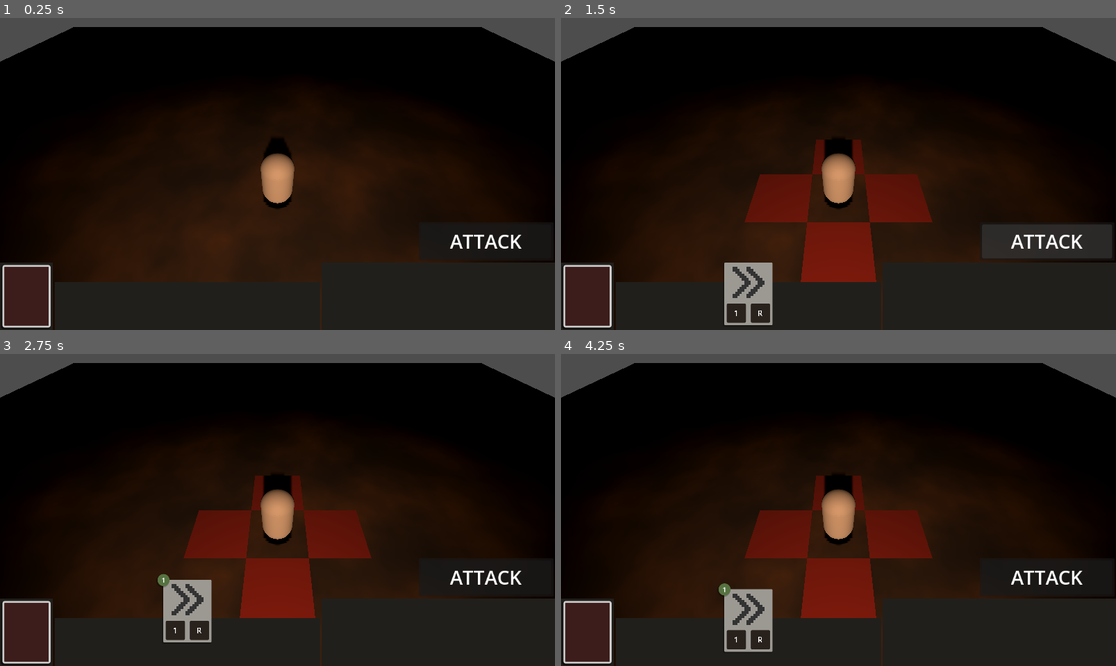
Above: before the commit, frames 1-4 (two rows, left to right).
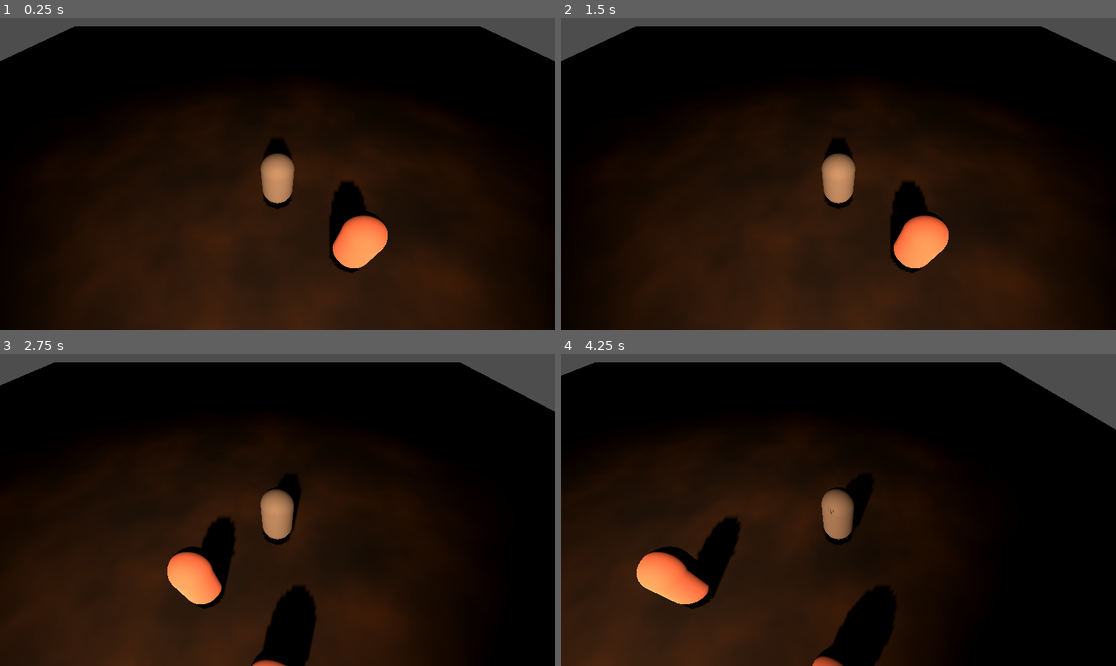
Above: after the commit, the same moments.

Repository: horsewaffle/game-off-2026
Game: Godot game, scene res://scenes/game_space.tscn
The game is run twice, just before and just after one commit, with the same random seed, the same clock (stepped at 60 frames per second) and the same inputs.
Inputs (mouse positions are in pixels of both pictures, inside the frame that each line leads up to):
- Up to frame 1 (0.25 s): no input
- Up to frame 2 (1.5 s): click (588, 295) at 0.52 s; click (1049, 242) at 1.25 s, where only the run before the commit has a clickable "ATTACK"
- Up to frame 3 (2.75 s): tap Enter at 2 s; move the mouse to (188, 628) at 2.02 s; hold D (MOVE_RIGHT) from 2.03 s (still down); click (188, 628) at 2.17 s
- Up to frame 4 (4.25 s): move the mouse to (727, 525) at 2.77 s; release D (MOVE_RIGHT) at 2.78 s; hold S (MOVE_DOWN) 2.78-3.53 s; tap Space at 3.5 s; move the mouse to (894, 441) at 3.52 s; hold D (MOVE_RIGHT) from 3.53 s (still down)

The runs differ from the first frame. In frame 1, 8.8% of the frame differs, in the area x 0-100%, y 2-100%; in frame 2, 17%; in frame 3, 21%; in frame 4, 34%.
Error before the commit: Invalid access to property or key 'player_turn_readied' on a base object of type 'Node3D'. (res://scripts/player/player_controller.gd:21)

Commit message:
Change Entity/Enemy/Player to use Orchestrator

Diff:
--- a/scenes/entities/enemy.tscn
+++ b/scenes/entities/enemy.tscn
@@ -5,7 +5,11 @@
 
 [sub_resource type="CapsuleShape3D" id="CapsuleShape3D_md0e3"]
 
+[sub_resource type="StandardMaterial3D" id="StandardMaterial3D_10dcs"]
+albedo_color = Color(0.98914176, 0.5792684, 0.48325753, 1)
+
 [sub_resource type="CapsuleMesh" id="CapsuleMesh_4ra3w"]
+material = SubResource("StandardMaterial3D_10dcs")
 
 [node name="Enemy" type="Node3D" unique_id=773698424 groups=["turn_listener"]]
 script = ExtResource("1_7p1mj")
@@ -25,6 +29,3 @@
 
 [node name="MeshInstance3D" type="MeshInstance3D" parent="Enemy/CollisionShape3D" unique_id=326111098]
 mesh = SubResource("CapsuleMesh_4ra3w")
-
-[node name="Camera3D" type="Camera3D" parent="." unique_id=1666385156]
-transform = Transform3D(1, 0, 0, 0, 1, 0, 0, 0, 1, 0, 0.5958173, 7.059069)
--- /dev/null
+++ b/scenes/entities/player_character.tscn
@@ -0,0 +1,17 @@
+[gd_scene format=3 uid="uid://sfqupeecu2gv"]
+
+[ext_resource type="Script" uid="uid://cbmes3pgcbs1c" path="res://scripts/player/player_controller.gd" id="1_bhjyr"]
+
+[sub_resource type="CapsuleMesh" id="CapsuleMesh_hrkyq"]
+
+[node name="PlayerCharacter" type="Node3D" unique_id=609583536]
+script = ExtResource("1_bhjyr")
+
+[node name="MeshInstance3D" type="MeshInstance3D" parent="." unique_id=166177047]
+transform = Transform3D(0.5, 0, 0, 0, 0.5, 0, 0, 0, 0.5, 0, 0.5, 0)
+mesh = SubResource("CapsuleMesh_hrkyq")
+skeleton = NodePath("")
+
+[node name="MainCamera" type="Camera3D" parent="." unique_id=419267902]
+transform = Transform3D(1, 0, 0, 0, 0.64278764, 0.76604444, 0, -0.76604444, 0.64278764, 0, 3, 2)
+current = true
--- a/scenes/game_space.gd
+++ b/scenes/game_space.gd
@@ -1,18 +1,5 @@
 extends Node3D
-
-@onready var board = $Board
-@onready var player = $PlayerCharacter
-@onready var enemy = $Enemy
 
 # Called when the node enters the scene tree for the first time.
 func _ready() -> void:
-
-	var player_registered: bool = board.register_entity(player)
-
-	if not player_registered:
-		push_error("Failed to register PlayerCharacter with Board")
-
-	var enemy_registered: bool = board.register_entity(enemy)
-
-	if not enemy_registered:
-		push_error("Failed to register Enemy with Board")
+	pass
--- a/scenes/game_space.tscn
+++ b/scenes/game_space.tscn
@@ -1,42 +1,18 @@
 [gd_scene format=3 uid="uid://dnwiely4vbrei"]
 
-[ext_resource type="Script" uid="uid://bbtr0lmw8glpr" path="res://scenes/game_space.gd" id="1_7fcka"]
+[ext_resource type="Script" uid="uid://cyeqtp1hohnvn" path="res://scripts/orchestrator.gd" id="1_10dcs"]
 [ext_resource type="Material" uid="uid://bqo82xrcija68" path="res://assets/test_tex.tres" id="2_rcshh"]
-[ext_resource type="PackedScene" uid="uid://cqq23kba0bdcu" path="res://scenes/ui/world_ui.tscn" id="2_t0a4j"]
-[ext_resource type="Script" uid="uid://cbmes3pgcbs1c" path="res://scripts/player/player_controller.gd" id="3_7fcka"]
-[ext_resource type="Script" uid="uid://drixa8fwn4rp3" path="res://scenes/board.gd" id="3_rcshh"]
-[ext_resource type="PackedScene" uid="uid://ddmjca6gc1ubb" path="res://scenes/entities/enemy.tscn" id="6_t0a4j"]
 
 [sub_resource type="PlaneMesh" id="PlaneMesh_hrkyq"]
 
-[sub_resource type="CapsuleShape3D" id="CapsuleShape3D_hrkyq"]
-
-[sub_resource type="CapsuleMesh" id="CapsuleMesh_hrkyq"]
-
-[node name="GameSpace" type="Node3D" unique_id=1892350279 groups=["turn_listener"]]
-script = ExtResource("1_7fcka")
-
-[node name="WorldUi" parent="." unique_id=232719834 instance=ExtResource("2_t0a4j")]
+[node name="GameSpace" type="Node3D" unique_id=1892350279]
+script = ExtResource("1_10dcs")
 
 [node name="Floor" type="MeshInstance3D" parent="." unique_id=489857694]
-transform = Transform3D(10, 0, 0, 0, 10, 0, 0, 0, 10, 0, -0.01, 0)
+transform = Transform3D(10, 0, 0, 0, 10, 0, 0, 0, 10, 0, 0, 0)
 material_override = ExtResource("2_rcshh")
 mesh = SubResource("PlaneMesh_hrkyq")
 surface_material_override/0 = ExtResource("2_rcshh")
-
-[node name="PlayerCharacter" type="CharacterBody3D" parent="." unique_id=498286153]
-transform = Transform3D(1, 0, 0, 0, 1, 0, 0, 0, 1, 0, 1, 0)
-script = ExtResource("3_7fcka")
-
-[node name="CollisionShape3D" type="CollisionShape3D" parent="PlayerCharacter" unique_id=1796015526]
-transform = Transform3D(0.5, 0, 0, 0, 0.5, 0, 0, 0, 0.5, 0, -0.5, 0)
-shape = SubResource("CapsuleShape3D_hrkyq")
-
-[node name="MeshInstance3D" type="MeshInstance3D" parent="PlayerCharacter/CollisionShape3D" unique_id=498528696]
-mesh = SubResource("CapsuleMesh_hrkyq")
-
-[node name="MainCamera" type="Camera3D" parent="PlayerCharacter" unique_id=300597284]
-transform = Transform3D(1, 0, 0, 0, 0.64278764, 0.76604444, 0, -0.76604444, 0.64278764, 0, 2, 2)
 
 [node name="SpotLight3D" type="SpotLight3D" parent="." unique_id=821788413]
 transform = Transform3D(1, 0, 0, 0, 0.9018956, 0.4319542, 0, -0.4319542, 0.9018956, 0, 2.5431838, 4.861645)
@@ -44,9 +20,3 @@
 light_energy = 11.729
 shadow_enabled = true
 spot_range = 10.801
-
-[node name="Board" type="Node3D" parent="." unique_id=1067589739]
-script = ExtResource("3_rcshh")
-
-[node name="Enemy" parent="." unique_id=773698424 instance=ExtResource("6_t0a4j")]
-transform = Transform3D(1, 0, 0, 0, 1, 0, 0, 0, 1, 0, 0, 3)
--- a/scripts/enemies/enemy.gd
+++ b/scripts/enemies/enemy.gd
@@ -1,7 +1,5 @@
 class_name Enemy
 extends Entity
-
-@onready var board = $"../Board"
 
 func _ready() -> void:
 	fightable = Fightable.new(20, 20, 5, 1)
@@ -22,15 +20,6 @@
 	var offset = [Vector2i(1,0), Vector2i(0,1), Vector2i(-1,0), Vector2i(0,-1)].pick_random()
 	# the below is stationary mode. uncomment the below and comment the above if you want to disable enemy movement
 	#var offset = [Vector2i(0,0), Vector2i(0,0), Vector2i(0,0), Vector2i(0,0)].pick_random()
-
-	var board_response = board.process_move(self, offset)
-
-	if board_response.result == MoveResult.MoveEnum.SUCCESS:
-
-			var target_position: Vector2i = board_response.pos
-
-			position = Vector3(
-				target_position.x * board.cell_size,
-				position.y,
-				target_position.y * board.cell_size
-			)
+	@warning_ignore("narrowing_conversion")
+	var target_pos = Vector2i(position.x, position.z) + offset
+	turn_requested.emit(self, target_pos, "move")
--- a/scripts/entities/entity.gd
+++ b/scripts/entities/entity.gd
@@ -1,5 +1,17 @@
 class_name Entity
 extends Node3D
+
+# Make a request to perform a turn-consuming action to the Orchestrator.
+@warning_ignore("unused_signal")
+signal turn_requested(origin: Node3D, pos: Vector2i, default_action: String)
+
+# Request information from the orchestrator.
+@warning_ignore("unused_signal")
+signal request_information(origin: Node3D, packet: Dictionary)
+
+# Disables input from this Entity when it's not their turn.
+# Only really useful for the player, but...
+var can_take_action = false
 
 var on_interact: Callable = Callable()
 var fightable: Fightable = null
@@ -19,3 +31,28 @@
 
 func take_turn():
 	pass
+
+func end_turn():
+	pass
+
+# When an entity tries to perform an action, but the Orchestrator does not
+# allow it, handle the alternative action.
+# e.g. request a move to a tile where an Entity already is => attack instead
+# A lot of these are barebones as most Entities can't interact like the player can.
+func handle_turn_response(result, pos, pos_entity: Entity = null):
+	match(result):
+		MoveResult.MoveEnum.INTERACT_AND_MOVE:
+			move(pos)
+		MoveResult.MoveEnum.INTERACT:
+			pass
+		MoveResult.MoveEnum.FAIL:
+			pass
+
+func move(target_pos: Vector2i):
+	self.position = Vector3(target_pos.x, 0, target_pos.y)
+
+func interact(_pos: Vector2i, _pos_entity: Entity = null):
+	pass
+
+func attack(_entity: Entity):
+	pass
--- a/scripts/player/player_controller.gd
+++ b/scripts/player/player_controller.gd
@@ -1,31 +1,19 @@
 class_name PlayerController
 extends Entity
 
-@onready var board = $"../Board"
+signal enemy_turn_triggered
 
-# Signal for notifying the Board that the player has taken their turn
-signal player_turn_taken
+# Reference back to the Orchestrator for receiving signals
+var orchestrator: Orchestrator
 
-# Can the player provide blocking input?
-var can_take_action = false
+# Called by Orchestrator after instantiation, initialises player stats
+# and passes reference to Orchestrator
+func init_stats():
+	# (max health, attack, defence, mult)
+	fightable = Fightable.new(200, 5, 10, 2.0)
 
-# List of prepped cards, in order
-var staged_cards: Array[Card]
-
-# Called when the node enters the scene tree for the first time.
-func _ready() -> void:
-	fightable = Fightable.new(200, 5, 10, 2.0)
-	# (health, attack, defence, mult)
-
-	if (board != null):
-		board.player_turn_readied.connect(_on_player_turn_readied)
-
-# Called every frame. 'delta' is the elapsed time since the previous frame.
-func _process(_delta: float) -> void:
-	pass
 
 func _input(_event) -> void:
-	var board_response = null
 
 	# Logic for actions that are considered a turn - prevent user from getting
 	# more than one action per enemy turn by disabling input until all enemies
@@ -33,53 +21,47 @@
 	#
 	# ... this is just movement for now.
 	if (can_take_action):
-
 		# I wonder what would happen if you pressed two actions at the EXACT
 		# same time?
 		if Input.is_action_just_pressed("MOVE_UP"):
-			board_response = board.process_move(self, Vector2i(0, -1))
+			request_tile(Vector2i(0, -1))
 		if Input.is_action_just_pressed("MOVE_DOWN"):
-			board_response = board.process_move(self, Vector2i(0, 1))
+			request_tile(Vector2i(0, 1))
 		if Input.is_action_just_pressed("MOVE_LEFT"):
-			board_response = board.process_move(self, Vector2i(-1, 0))
+			request_tile(Vector2i(-1, 0))
 		if Input.is_action_just_pressed("MOVE_RIGHT"):
-			board_response = board.process_move(self, Vector2i(1, 0))
+			request_tile(Vector2i(1, 0))
 
-		if board_response == null:
-			return
+func request_tile(offset_pos: Vector2i):
 
-		if board_response.result == MoveResult.MoveEnum.SUCCESS:
-			var target_position: Vector2i = board_response.pos
+	@warning_ignore("narrowing_conversion")
+	var target_pos = Vector2i(position.x, position.z) + offset_pos
+	turn_requested.emit(self, target_pos, "move")
 
-			position = Vector3(
-				target_position.x * board.cell_size,
-				position.y,
-				target_position.y * board.cell_size
-			)
+func handle_turn_response(result, pos, pos_entity: Entity = null):
+	match(result):
+		MoveResult.MoveEnum.INTERACT_AND_MOVE:
+			interact(pos, pos_entity)
+			move(pos)
+		MoveResult.MoveEnum.INTERACT:
+			interact(pos, pos_entity)
+		MoveResult.MoveEnum.FAIL:
+			pass
 
-		elif board_response.result == MoveResult.MoveEnum.INTERACT:
-			board_response.occupant.fightable.receive_damage(self.fightable.attack)
-			print("I dealt ", self.fightable.attack, " to ", board_response.occupant)
+func interact(pos: Vector2i, pos_entity: Entity = null):
+	print("interact")
+	if pos_entity == null:
+		pass
 
+	if pos_entity.fightable != null:
+		attack(pos_entity)
+	else:
+		var interact_return = pos_entity.on_interact.call()
 
-		can_take_action = false
-
-		player_turn_taken.emit()
-
-func _on_player_turn_readied():
-	if (is_adjacent_to_fightable()):
-		print("Adjacent to fightable, trigger combat UI")
+func take_turn():
 	can_take_action = true
 
-func is_adjacent_to_fightable() -> bool:
-	# Intentional loss of precision to snap to grid
-	@warning_ignore("narrowing_conversion")
-	var grid_pos = Vector2i(position.x, position.z)
-
-	for offset in [Vector2i(1,0), Vector2i(0,1), Vector2i(-1,0), Vector2i(0,-1)]:
-		var check_pos = grid_pos + offset
-		var queryResult = board.query_board(check_pos)
-		if (queryResult != null and queryResult is Entity and queryResult.fightable != null):
-			return true
-
-	return false
+func end_turn():
+	can_take_action = false
+	await get_tree().create_timer(0.3).timeout
+	enemy_turn_triggered.emit()
